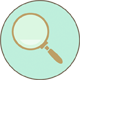
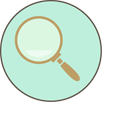
The second 128×128 image is a revision of the first. Changes to its layers:
renamed "レイヤー 1" to "レイヤー 2", painted on it over [0, 0, 102, 102]
